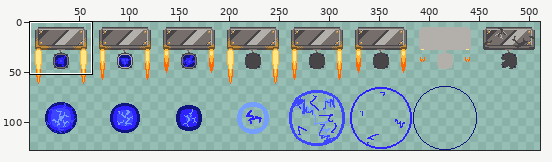
Edited in one commit: sprite sheet (SilverGirlStrike/Assets/Resource/CharacterGraphics/sparkBomb.png). The first picture is a wide view before the edit; the outline marks the close-up.
Close-up. The starting point:
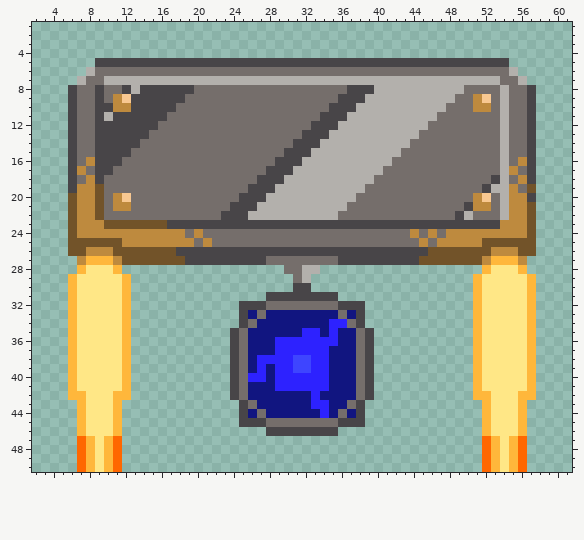
The file is 512x128 pixels. Shown: x 2..61, y 1..50. The wide view leaves out empty margins. The commit also changed other parts of the picture, which this record leaves out.
Now the later version:
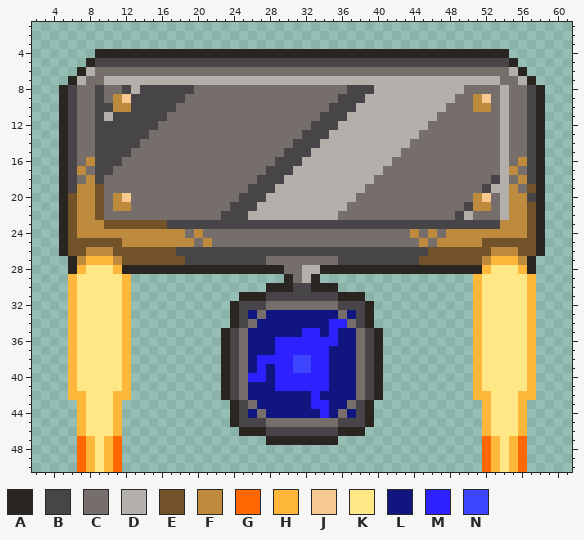
Palette (. is transparent): A #292622  B #484548  C #756e6b  D #b3b0ac  E #725329  F #be8a3e  G #ff6700  H #ffb73b  J #f8c891  K #ffe786  L #111580  M #2d22ff  N #3e45ff
Difference:
{"y":4,"x":9,"old":"..............................................","new":"AAAAAAAAAAAAAAAAAAAAAAAAAAAAAAAAAAAAAAAAAAAAAA"}
{"y":5,"x":8,"old":".","new":"A"}
{"y":5,"x":55,"old":".","new":"A"}
{"y":6,"x":7,"old":".","new":"A"}
{"y":6,"x":56,"old":".","new":"A"}
{"y":7,"x":6,"old":".","new":"A"}
{"y":7,"x":57,"old":".","new":"A"}
{"y":8,"x":5,"old":".","new":"A"}
{"y":8,"x":58,"old":".","new":"A"}
{"y":9,"x":5,"old":".","new":"A"}
{"y":9,"x":58,"old":".","new":"A"}
{"y":10,"x":5,"old":".","new":"A"}
{"y":10,"x":58,"old":".","new":"A"}
{"y":11,"x":5,"old":".","new":"A"}
{"y":11,"x":58,"old":".","new":"A"}
{"y":12,"x":5,"old":".","new":"A"}
{"y":12,"x":58,"old":".","new":"A"}
{"y":13,"x":5,"old":".","new":"A"}
{"y":13,"x":58,"old":".","new":"A"}
{"y":14,"x":5,"old":".","new":"A"}
{"y":14,"x":58,"old":".","new":"A"}
{"y":15,"x":5,"old":".","new":"A"}
{"y":15,"x":58,"old":".","new":"A"}
{"y":16,"x":5,"old":".","new":"A"}
{"y":16,"x":58,"old":".","new":"A"}
{"y":17,"x":5,"old":".","new":"A"}
{"y":17,"x":58,"old":".","new":"A"}
{"y":18,"x":5,"old":".","new":"A"}
{"y":18,"x":58,"old":".","new":"A"}
{"y":19,"x":5,"old":".","new":"A"}
{"y":19,"x":58,"old":".","new":"A"}
{"y":20,"x":5,"old":".","new":"A"}
{"y":20,"x":58,"old":".","new":"A"}
{"y":21,"x":5,"old":".","new":"A"}
{"y":21,"x":58,"old":".","new":"A"}
{"y":22,"x":5,"old":".","new":"A"}
{"y":22,"x":58,"old":".","new":"A"}
{"y":23,"x":5,"old":".","new":"A"}
{"y":23,"x":58,"old":".","new":"A"}
{"y":24,"x":5,"old":".","new":"A"}
{"y":24,"x":58,"old":".","new":"A"}
{"y":25,"x":5,"old":".","new":"A"}
{"y":25,"x":58,"old":".","new":"A"}
{"y":26,"x":5,"old":".","new":"A"}
{"y":26,"x":58,"old":".","new":"A"}
{"y":27,"x":6,"old":".","new":"A"}
{"y":27,"x":57,"old":".","new":"A"}
{"y":28,"x":6,"old":".","new":"A"}
{"y":28,"x":12,"old":"..................","new":"AAAAAAAAAAAAAAAAAA"}
{"y":28,"x":34,"old":"..................","new":"AAAAAAAAAAAAAAAAAA"}
{"y":28,"x":57,"old":".","new":"A"}
{"y":29,"x":30,"old":".","new":"A"}
{"y":29,"x":33,"old":".","new":"A"}
{"y":30,"x":28,"old":"...","new":"AAA"}
{"y":30,"x":33,"old":"...","new":"AAA"}
{"y":31,"x":25,"old":"...","new":"AAA"}
{"y":31,"x":36,"old":"...","new":"AAA"}
{"y":32,"x":24,"old":".","new":"A"}
{"y":32,"x":39,"old":".","new":"A"}
{"y":33,"x":24,"old":".","new":"A"}
{"y":33,"x":39,"old":".","new":"A"}
{"y":34,"x":24,"old":".","new":"A"}
{"y":34,"x":39,"old":".","new":"A"}
{"y":35,"x":23,"old":".","new":"A"}
{"y":35,"x":40,"old":".","new":"A"}
{"y":36,"x":23,"old":".","new":"A"}
{"y":36,"x":40,"old":".","new":"A"}
{"y":37,"x":23,"old":".","new":"A"}
{"y":37,"x":40,"old":".","new":"A"}
{"y":38,"x":23,"old":".","new":"A"}
{"y":38,"x":40,"old":".","new":"A"}
{"y":39,"x":23,"old":".","new":"A"}
{"y":39,"x":40,"old":".","new":"A"}
{"y":40,"x":23,"old":".","new":"A"}
{"y":40,"x":40,"old":".","new":"A"}
{"y":41,"x":23,"old":".","new":"A"}
{"y":41,"x":40,"old":".","new":"A"}
{"y":42,"x":23,"old":".","new":"A"}
{"y":42,"x":40,"old":".","new":"A"}
{"y":43,"x":24,"old":".","new":"A"}
{"y":43,"x":39,"old":".","new":"A"}
{"y":44,"x":24,"old":".","new":"A"}
{"y":44,"x":39,"old":".","new":"A"}
{"y":45,"x":24,"old":".","new":"A"}
{"y":45,"x":39,"old":".","new":"A"}
{"y":46,"x":25,"old":"...","new":"AAA"}
{"y":46,"x":36,"old":"...","new":"AAA"}
{"y":47,"x":28,"old":"........","new":"AAAAAAAA"}
{"label":"added","picture_box":[59,49,545,445]}
